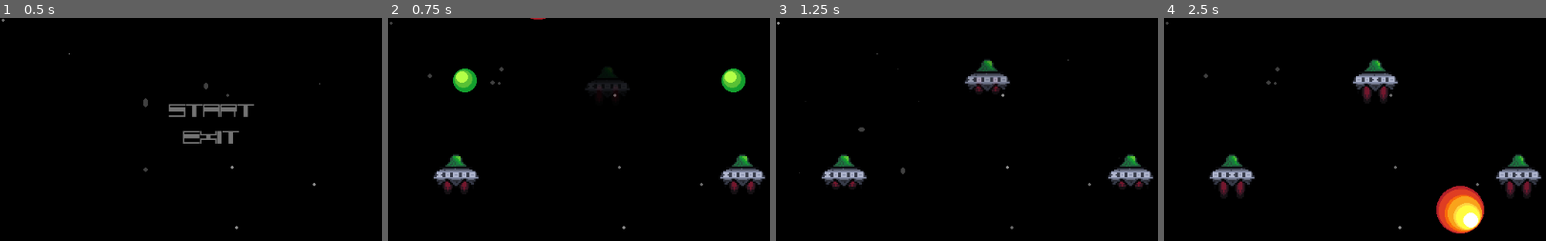
Above: before the commit, frames 1-4 (left to right).
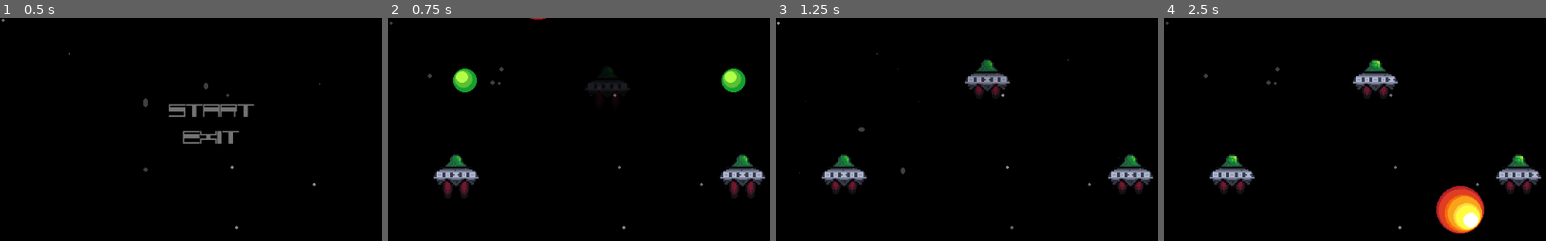
Above: after the commit, the same moments.

Repository: JoseTMonagas/ldjam48
Game: Godot game, scene res://src/Root.tscn
Same seed, same stepped clock (60 frames per second), same inputs: the game is played once before the commit and once after it.
Inputs:
- Up to frame 1 (0.5 s): no input
- Up to frame 2 (0.75 s): click "Start" at 0.5 s
- Up to frame 3 (1.25 s): no input
- Up to frame 4 (2.5 s): tap Enter (ui_accept) at 1.25, 1.52, 2.27 s; hold Right (ui_right) 1.28-2.03 s; hold Down (ui_down) from 2.03 s (still down)
The pictures show only the part of the screen within x 22-72%, y 50-100%; the shares and areas given below are measured in that part.

Frame 1 is identical in both runs. In frame 2, 0.3% of the frame differs, in the area x 12-96%, y 61-80%; in frame 3, 0.4%; in frame 4, 0.6%, in the area x 14-98%, y 19-80%.

Commit message:
committting because cant'v is fookin gabaige mate

Diff:
--- a/src/brick/brick.tscn
+++ b/src/brick/brick.tscn
@@ -74,14 +74,12 @@
 position = Vector2( -5.91888, -16 )
 scale = Vector2( 2, 2 )
 frames = SubResource( 6 )
-frame = 3
 playing = true
 
 [node name="Thrust2" type="AnimatedSprite" parent="BodyPivot/Thrusters"]
 position = Vector2( 16.0815, -16 )
 scale = Vector2( 2, 2 )
 frames = SubResource( 6 )
-frame = 3
 playing = true
 
 [node name="Sprite" type="AnimatedSprite" parent="BodyPivot"]
@@ -89,7 +87,6 @@
 scale = Vector2( 2, 2 )
 z_index = 1
 frames = SubResource( 10 )
-frame = 2
 playing = true
 
 [node name="HurtSFX" type="AudioStreamPlayer2D" parent="."]
